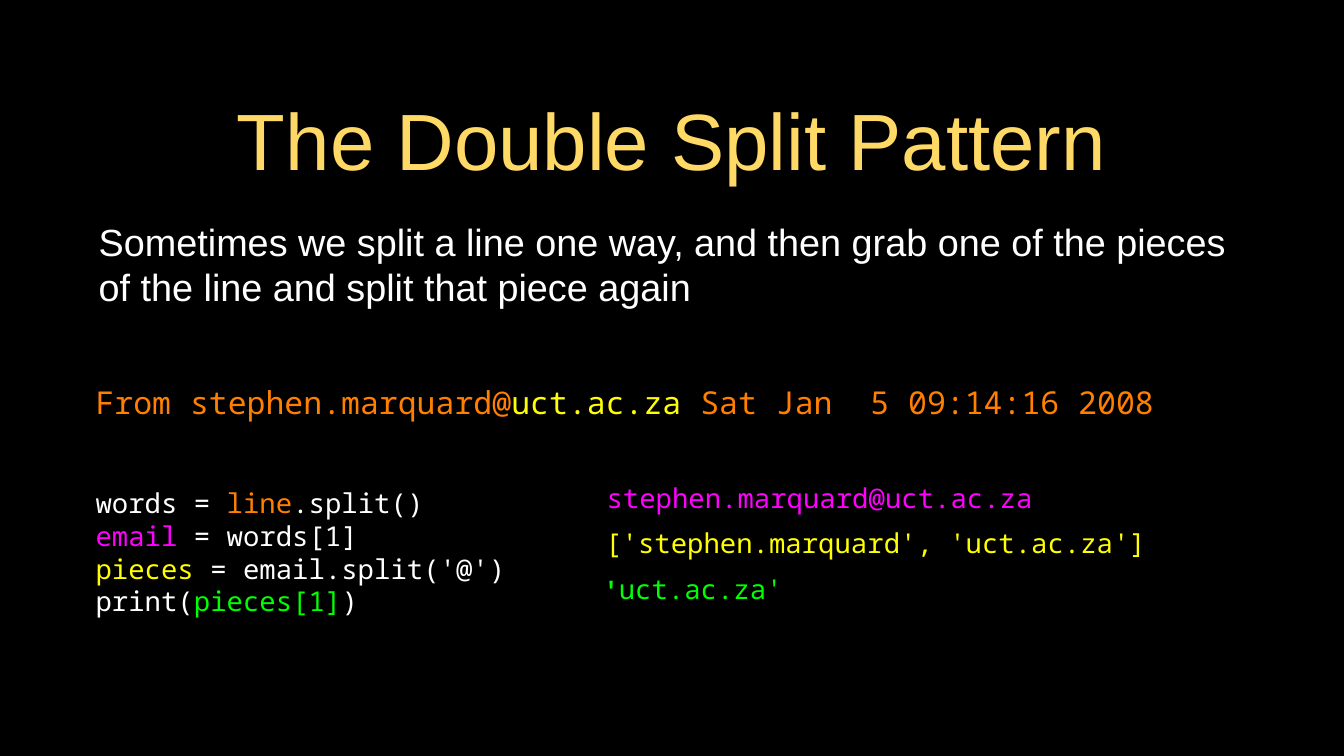
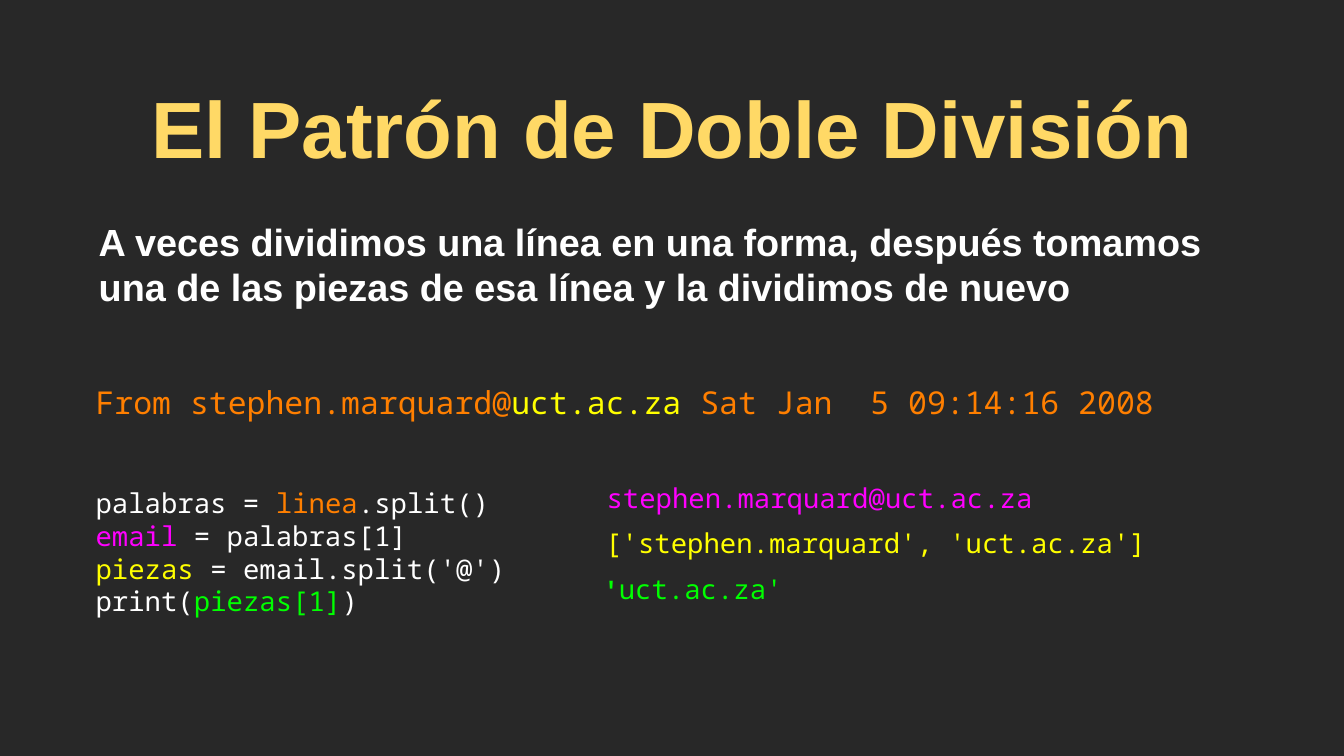
Before and after one commit to csev/py4e, a slide deck: slide 22 of lectures3/Pythonlearn-11-Regex.pptx. Drawn at 1344x756 pixels with LibreOffice and Linux fonts; fonts in the diff are those of the drawing. Boxes give left, top, right and bottom in pixels: in the first picture for what was removed or moved away, otherwise in the second. Text is boxed around its words. In the diff, an @@ line names an element or a change of style, - is before the commit and + after.

```diff
--- a/lectures3/Pythonlearn-11-Regex.pptx
+++ b/lectures3/Pythonlearn-11-Regex.pptx
@@ background #000000 to #282828 @@
@@ title at [151,99,1192,159]: text changed; bold on @@
-The Double Split Pattern
+El Patrón de Doble División
@@ text at [99,228,1201,308]: text changed; bold on @@
-Sometimes we split a line one way, and then grab one of the pieces of the line and split that piece again
+A veces dividimos una línea en una forma, después tomamos una de las piezas de esa línea y la dividimos de nuevo
@@ text at [96,492,505,618]: text changed @@
-words = line.split()
-email = words[1]
-pieces = email.split('@')
-print(pieces[1])
+palabras = linea.split()
+email = palabras[1]
+piezas = email.split('@')
+print(piezas[1])
@@ rectangle removed at [0,691,1344,756] @@
```
Also in this commit, not shown: 27 other slides changed, 6 slides added, 6 slides removed, 1 other file.
